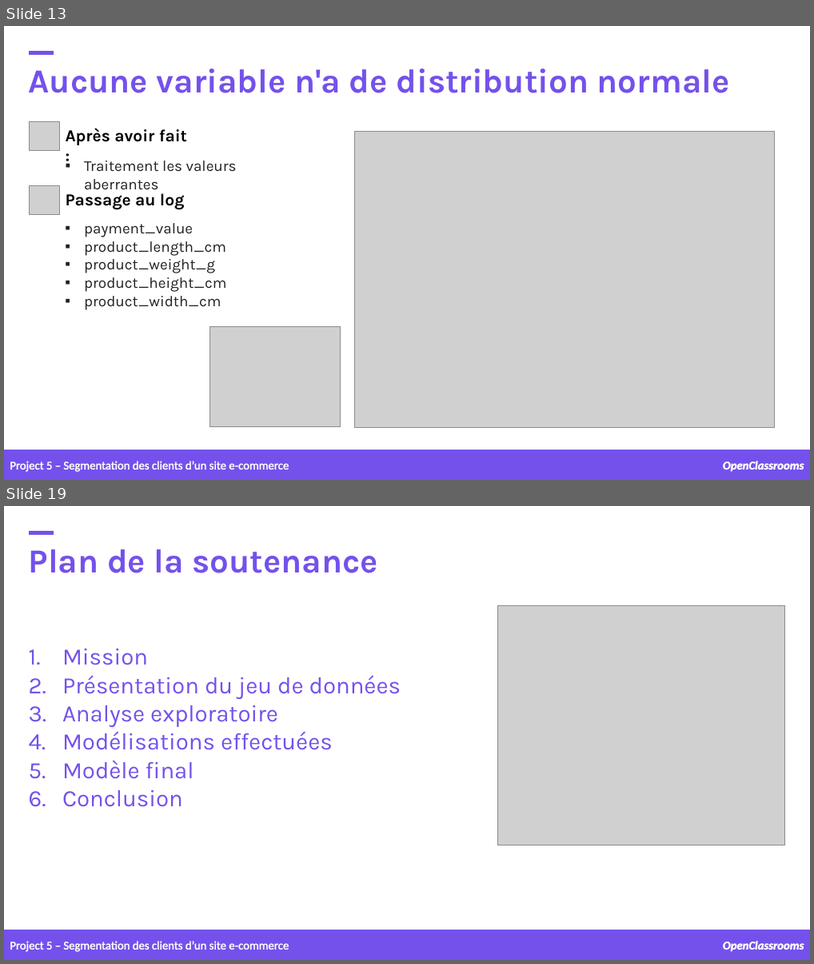
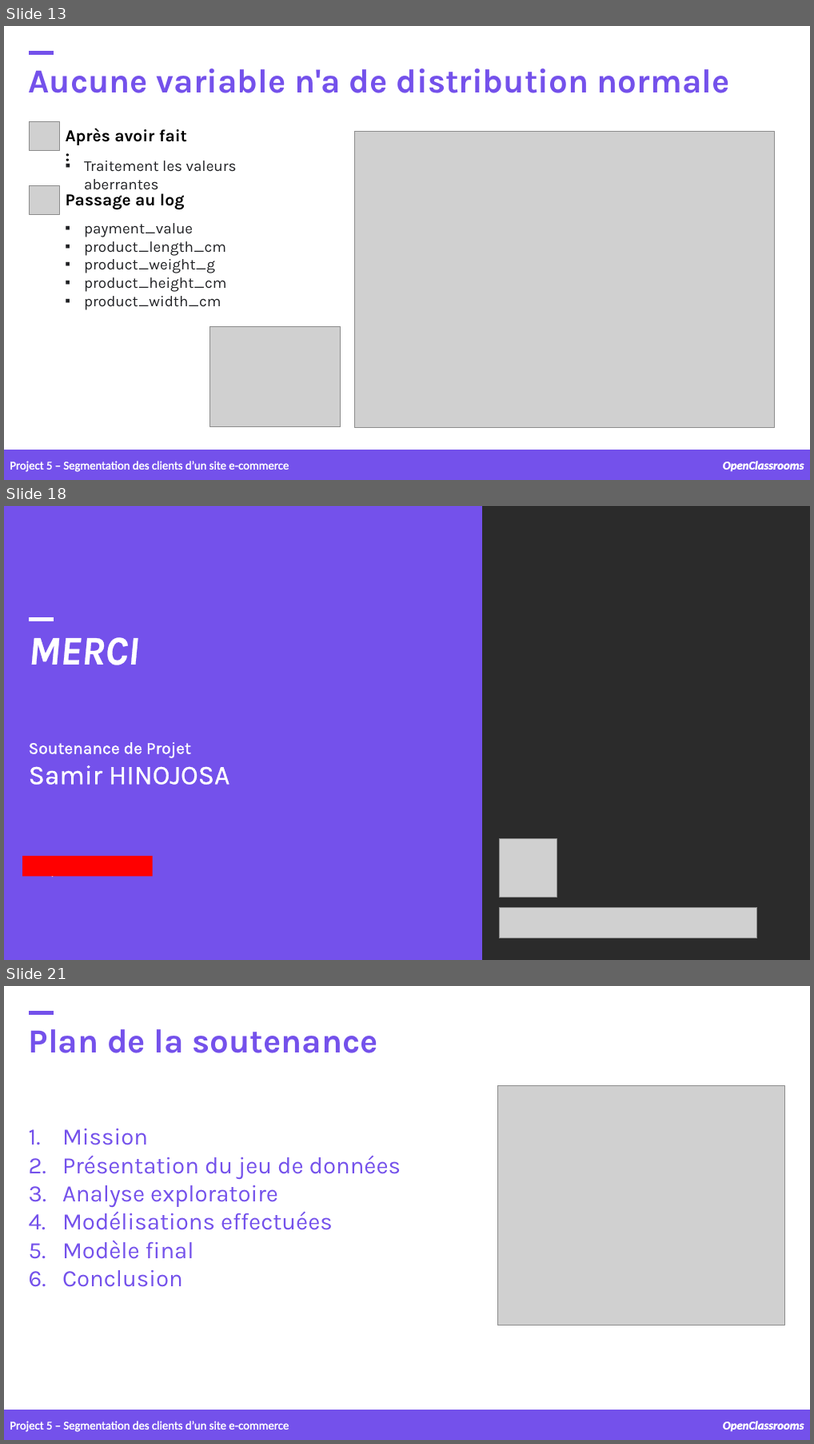
Before and after one commit to samirhinojosa/OC-P5-segment-customers-of-website, a slide deck: supports/P5_presentation v1.pptx. Shown one above the other, each under a label of ours: slides 13 and 19 before the commit, slides 13, 18 and 21 after it; the slides between them are not shown. The pictures are 814x964 and 814x1444 pixels, drawn with LibreOffice and Linux fonts; fonts in the diff are those of the drawing; grey boxes stand for pictures; background and template pictures are left out; a plain dark background stands for a picture behind light text. Boxes give left, top, right and bottom in pixels: in the first picture for what was removed or moved away, otherwise in the second. Text is boxed around its words. In the diff, an @@ line names an element or a change of style, - is before the commit and + after.

```diff
--- a/supports/P5_presentation v1.pptx
+++ b/supports/P5_presentation v1.pptx
@@ slide 18 added at (4, 506, 810, 960), background picture (left out) @@
@@ rectangle added at (4, 506, 482, 960), fill #7451EB, outline #7451EB 1 pt @@
@@ rectangle added at (29, 617, 53, 621), fill #FFFFFF, outline #FFFFFF 1 pt @@
@@ text added at (29, 637, 230, 876), 20 pt, text #FFFFFF @@
+MERCI
+Soutenance de Projet
+Samir HINOJOSA
+8 septembre 2021
@@ picture added at (499, 839, 558, 896) @@
@@ rectangle added at (22, 856, 153, 876), fill #FF0000 @@
@@ picture added at (499, 907, 757, 938) @@
@@ what was slide 19 is now slide 21 @@
```
Also in this commit, not shown: 1 slide changed, 2 other slides added, 1 slide removed, 2 other files.
